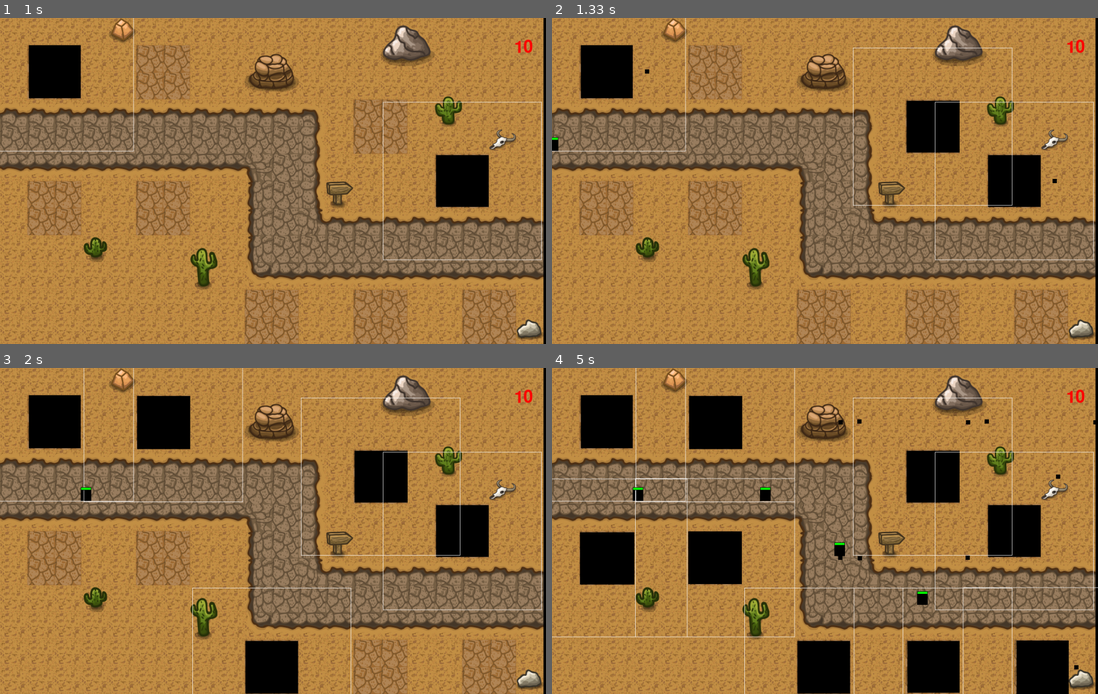
Above: before the commit, frames 1-4 (two rows, left to right).
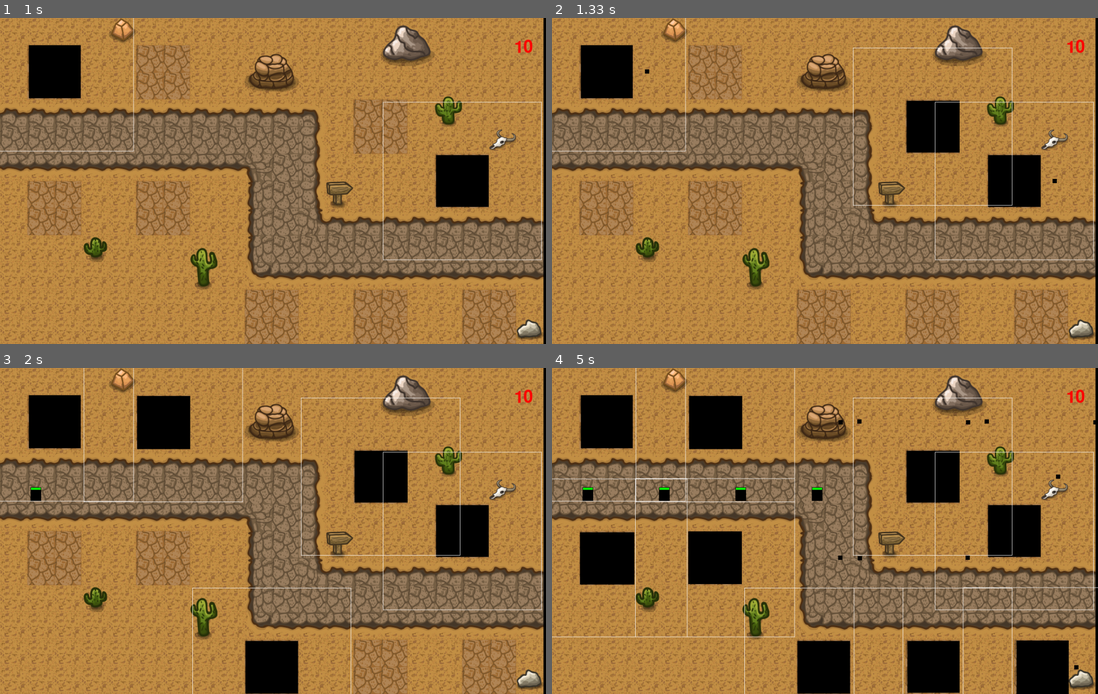
Above: after the commit, the same moments.

Repository: mustafa-mun/canyon-defenders
Game: pygame game, started from main.py
Same seed, same stepped clock (60 frames per second), same inputs: the game is played once before the commit and once after it.
Inputs (mouse positions are in pixels of both pictures, inside the frame that each line leads up to):
- Up to frame 1 (1 s): click (447, 171) at 0.38 s; click (54, 70) at 0.72 s
- Up to frame 2 (1.33 s): press the mouse at (825, 317) at 1.03 s; move the mouse to (868, 226) at 1.13 s; release the mouse at (912, 135) at 1.27 s
- Up to frame 3 (2 s): press the mouse at (163, 557) at 1.37 s; move the mouse to (212, 602) at 1.47 s; release the mouse at (262, 648) at 1.6 s; click (174, 429) at 1.72 s
- Up to frame 4 (5 s): click (693, 534) at 2.05 s; click (606, 557) at 2.88 s; click (934, 667) at 3.22 s; click (1043, 667) at 3.55 s

Frame 1 is identical in both runs. In frame 2, less than 0.1% of the frame differs, in the area x 0-2%, y 36-41%; in frame 3, 0.2%; in frame 4, 0.7%, in the area x 5-69%, y 36-73%.

Commit message:
slow down enemies

Diff:
--- a/modules/enemy.py
+++ b/modules/enemy.py
@@ -12,7 +12,7 @@
         )
         self._waypoints = waypoints
         self._target_waypoint = 0
-        self._speed = 5
+        self._speed = 3.5
 
     def draw_health_bar(self, surf, pos, size, borderC, backC, healthC, progress):
         pygame.draw.rect(surf, backC, (*pos, *size))
